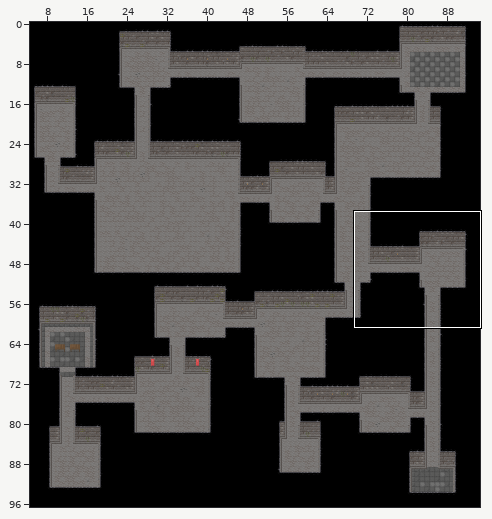
A Tiled map gets an edit: IGT - Project/Maps/TestMap.tmx. Above, an overview of the earlier version with the close-up marked.
Close-up. First the earlier version:
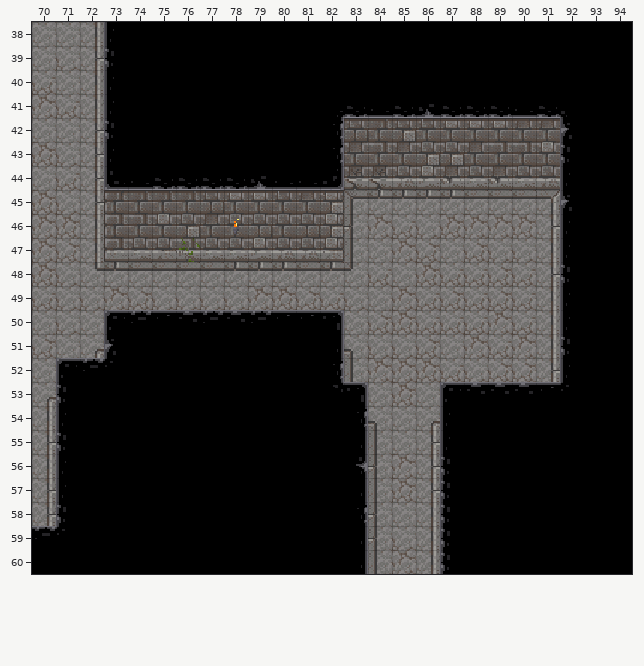
Cells are 16x16 px. Shown: x 70..94, y 38..60. The commit also changed other parts of the map, which this record leaves out.
After:
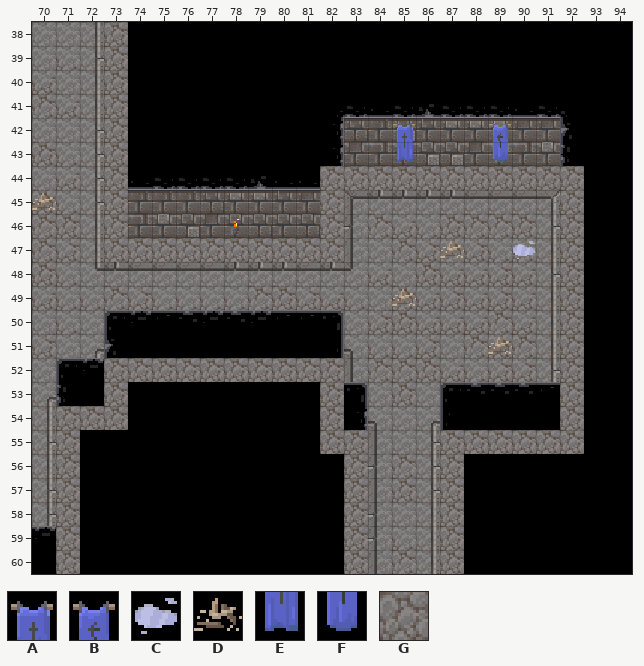
Key: from "Decorations": A 2, B 3, C 6, D 8, E 14, F 15; from "TopDownDungeon": G 0.
_ is an empty cell, . an unchanged one.
Tiles of an added or newly shown layer are drawn over the layers below it.
Commit: added collision channels
The exact change:
--- layer "Decoration"
@@ x 85..89 @@
-42 _..._
-43 _..._
+42 A...B
+43 E...F
@@ x 70..70 @@
-45 _
+45 D
@@ x 87..90 @@
-47 _.._
+47 D..C
@@ x 85..85 @@
-49 _
+49 D
@@ x 89..89 @@
-51 _
+51 D
--- layer "Collision" (now shown)
@@ x 71..92 @@
-38 .._...................
-39 .._...................
-40 .._...................
-41 .._...................
-42 .._...................
-43 .._...................
-44 .._........___________
-45 .._........_........._
-46 .._........_........._
-47 ..__________........._
-48 ....................._
-49 ....................._
-50 ....................._
-51 ....................._
-52 ..__________........._
-53 .._........_........._
-54 ___........_........._
-55 _..........__...______
-56 _..........._..._.....
-57 _..........._..._.....
-58 _..........._..._.....
-59 _..........._..._.....
-60 _..........._..._.....
+38 ..G...................
+39 ..G...................
+40 ..G...................
+41 ..G...................
+42 ..G...................
+43 ..G...................
+44 ..G........GGGGGGGGGGG
+45 ..G........G.........G
+46 ..G........G.........G
+47 ..GGGGGGGGGG.........G
+48 .....................G
+49 .....................G
+50 .....................G
+51 .....................G
+52 ..GGGGGGGGGG.........G
+53 ..G........G.........G
+54 GGG........G.........G
+55 G..........GG...GGGGGG
+56 G...........G...G.....
+57 G...........G...G.....
+58 G...........G...G.....
+59 G...........G...G.....
+60 G...........G...G.....
Pixel boxes of the changes (left, top, right, bottom) in both close-ups:
added: (56, 22, 584, 574)
added: (32, 193, 56, 210)
